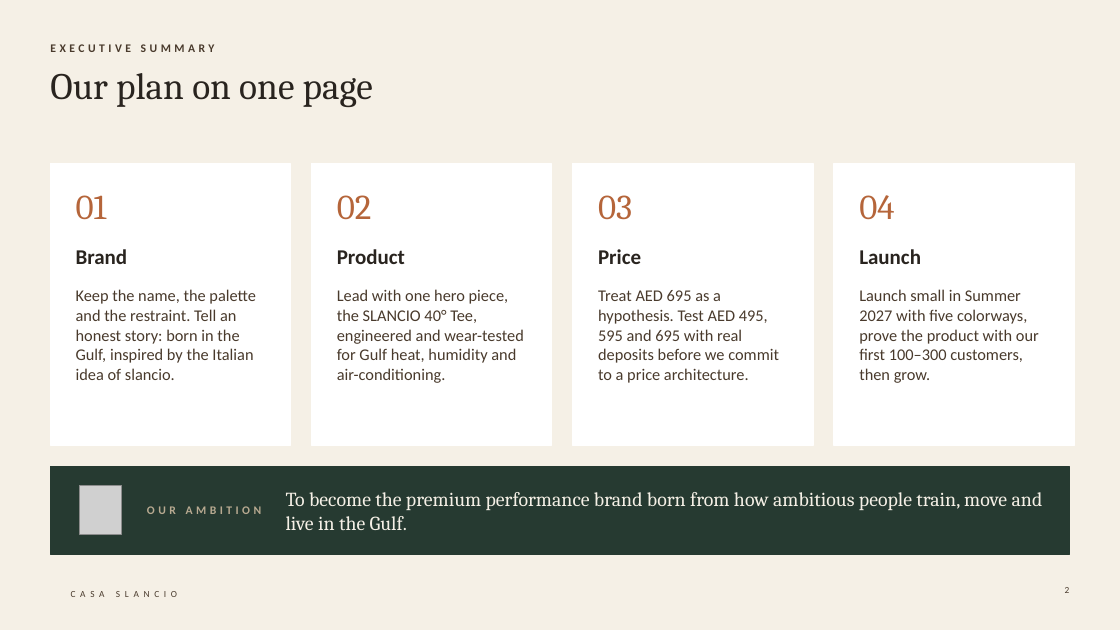
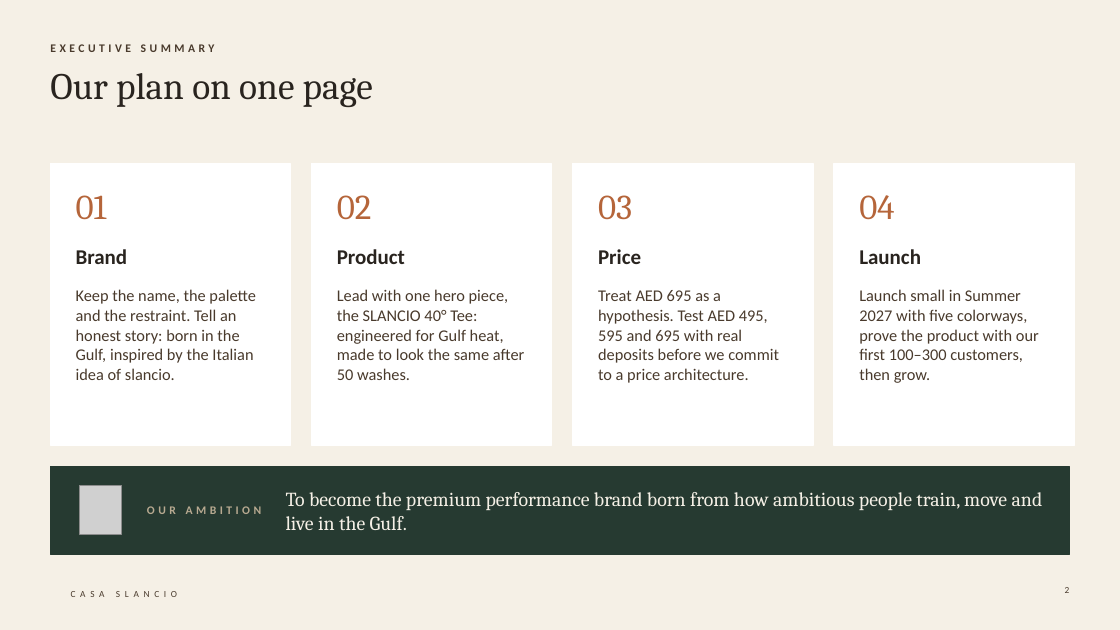
Before and after one commit to mbssssss/world-brief, a slide deck: slide 2 of casa-slancio/Casa_Slancio_Strategy_Presentation.pptx. Drawn at 1120x630 pixels with LibreOffice and Linux fonts; fonts in the diff are those of the drawing; grey boxes stand for pictures; background and template pictures are left out. Boxes give left, top, right and bottom in pixels: in the first picture for what was removed or moved away, otherwise in the second. Text is boxed around its words. In the diff, an @@ line names an element or a change of style, - is before the commit and + after.

```diff
--- a/casa-slancio/Casa_Slancio_Strategy_Presentation.pptx
+++ b/casa-slancio/Casa_Slancio_Strategy_Presentation.pptx
@@ text at <box>337,289,524,380</box>: text changed @@
-Lead with one hero piece, the SLANCIO 40° Tee, engineered and wear-tested for Gulf heat, humidity and air-conditioning.
+Lead with one hero piece, the SLANCIO 40° Tee: engineered for Gulf heat, made to look the same after 50 washes.
```
Also in this commit, not shown: 4 other slides changed, 3 slides added, 1 other file.
